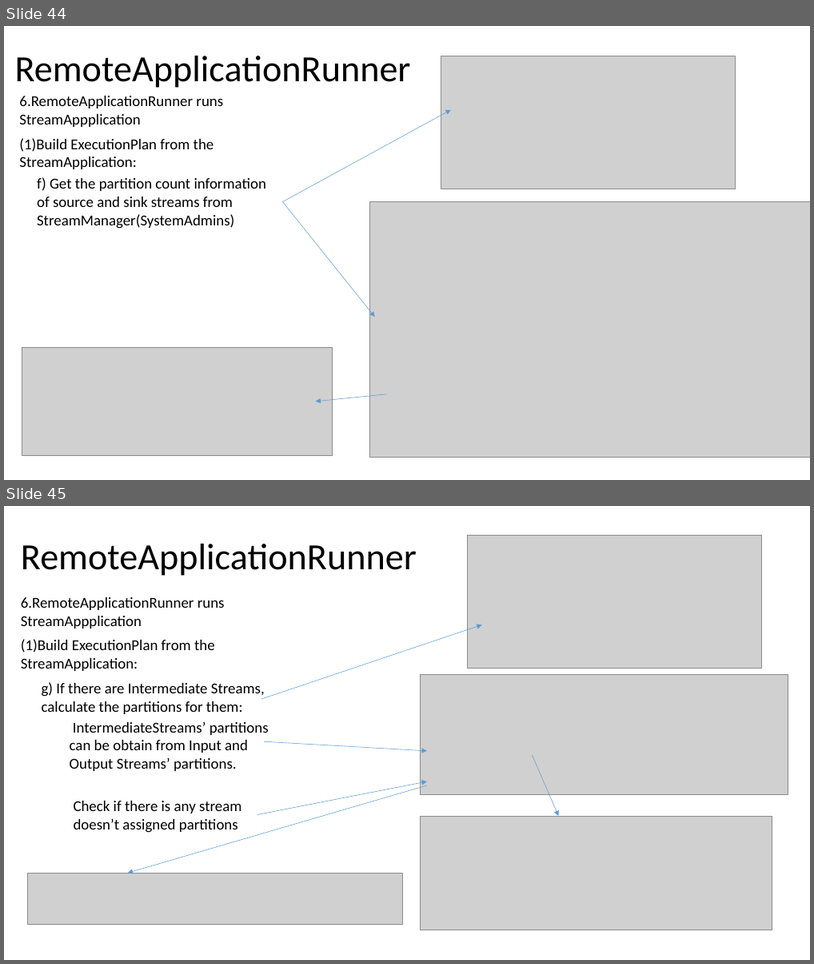
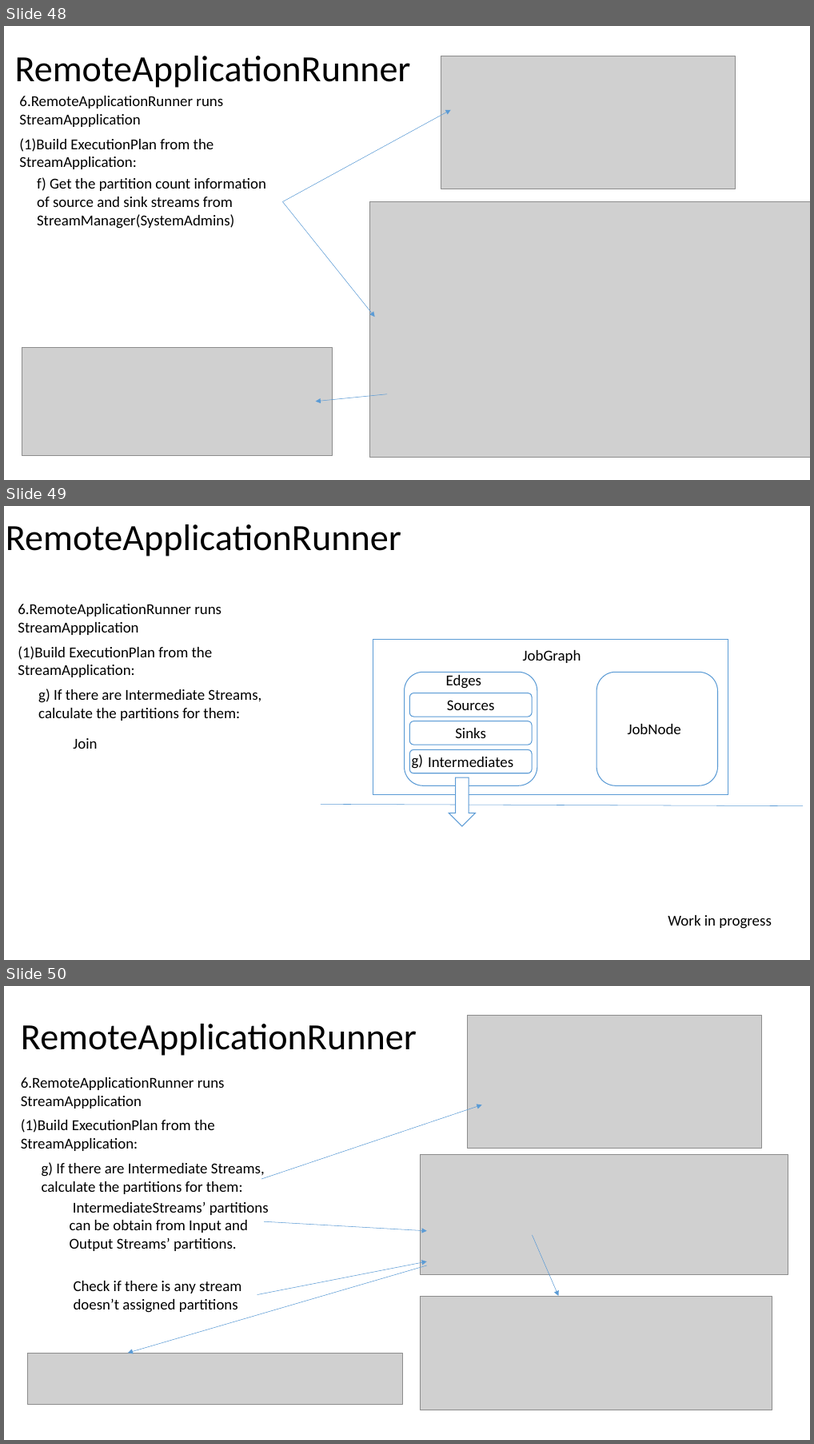
Before and after one commit to Swrrt/Samza-Documents, a slide deck: Documentation/SamzaStructure.pptx. Shown one above the other, each under a label of ours: slides 44 and 45 before the commit, slides 48, 49 and 50 after it. The pictures are 814x964 and 814x1444 pixels, drawn with LibreOffice and Linux fonts; fonts in the diff are those of the drawing; grey boxes stand for pictures. Boxes give left, top, right and bottom in pixels: in the first picture for what was removed or moved away, otherwise in the second. Text is boxed around its words. In the diff, an @@ line names an element or a change of style, - is before the commit and + after.

Commit message:
Only with partition count

```diff
--- a/Documentation/SamzaStructure.pptx
+++ b/Documentation/SamzaStructure.pptx
@@ slide 49 added at <box>4,506,810,960</box>, background #FFFFFF @@
@@ title added at <box>6,524,402,556</box>, 44 pt, text #000000 @@
+RemoteApplicationRunner
@@ text added at <box>18,604,222,635</box>, 18 pt, text #000000 @@
+6.RemoteApplicationRunner runs StreamAppplication
@@ text added at <box>18,646,213,677</box>, 18 pt, text #000000 @@
+(1)Build ExecutionPlan from the StreamApplication:
@@ rectangle added at <box>373,639,728,795</box>, fill #FFFFFF, outline #5B9BD5 1 pt @@
@@ rounded rectangle added at <box>405,672,538,785</box>, fill #FFFFFF, outline #5B9BD5 1 pt @@
@@ text added at <box>523,650,582,663</box>, 18 pt, text #000000 @@
+JobGraph
@@ rounded rectangle added at <box>597,672,718,785</box>, fill #FFFFFF, outline #5B9BD5 1 pt @@
@@ text added at <box>38,688,262,720</box>, 18 pt, text #000000 @@
+g) If there are Intermediate Streams, calculate the partitions for them:
@@ rounded rectangle added at <box>410,693,532,716</box>, fill #FFFFFF, outline #5B9BD5 1 pt, 18 pt, text #000000 @@
+Sources
@@ text added at <box>446,675,482,688</box>, 18 pt, text #000000 @@
+Edges
@@ rounded rectangle added at <box>410,720,532,744</box>, fill #FFFFFF, outline #5B9BD5 1 pt, 18 pt, text #000000 @@
+Sinks
@@ text added at <box>73,738,97,748</box>, 18 pt, text #000000 @@
+Join
@@ text added at <box>628,724,682,734</box>, 18 pt, text #000000 @@
+JobNode
@@ rounded rectangle added at <box>410,750,532,773</box>, fill #FFFFFF, outline #5B9BD5 1 pt, 18 pt, text #000000 @@
+Intermediates
@@ text added at <box>412,754,424,768</box>, 18 pt, text #000000 @@
+g)
@@ down arrow added at <box>450,778,476,826</box>, fill #FFFFFF, outline #5B9BD5 1 pt @@
@@ line added from (321, 804) to (804, 806), #5B9BD5 0.5 pt @@
@@ text added at <box>668,915,772,928</box>, 18 pt, text #000000 @@
+Work in progress
@@ what was slide 44 is now slide 48 @@
@@ what was slide 45 is now slide 50 @@
```
Also in this commit, not shown: 4 slides changed, 4 other slides added.
